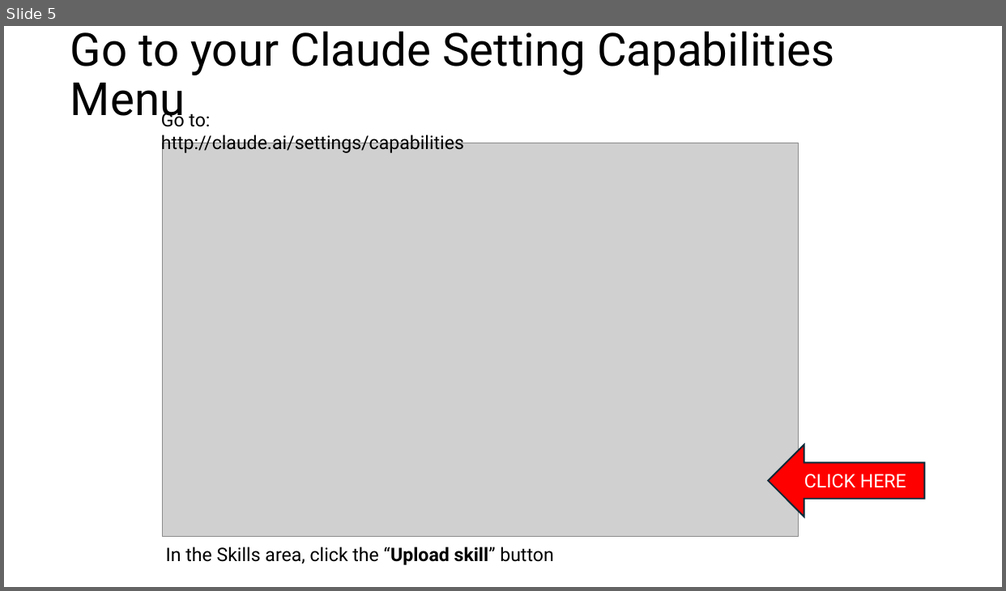
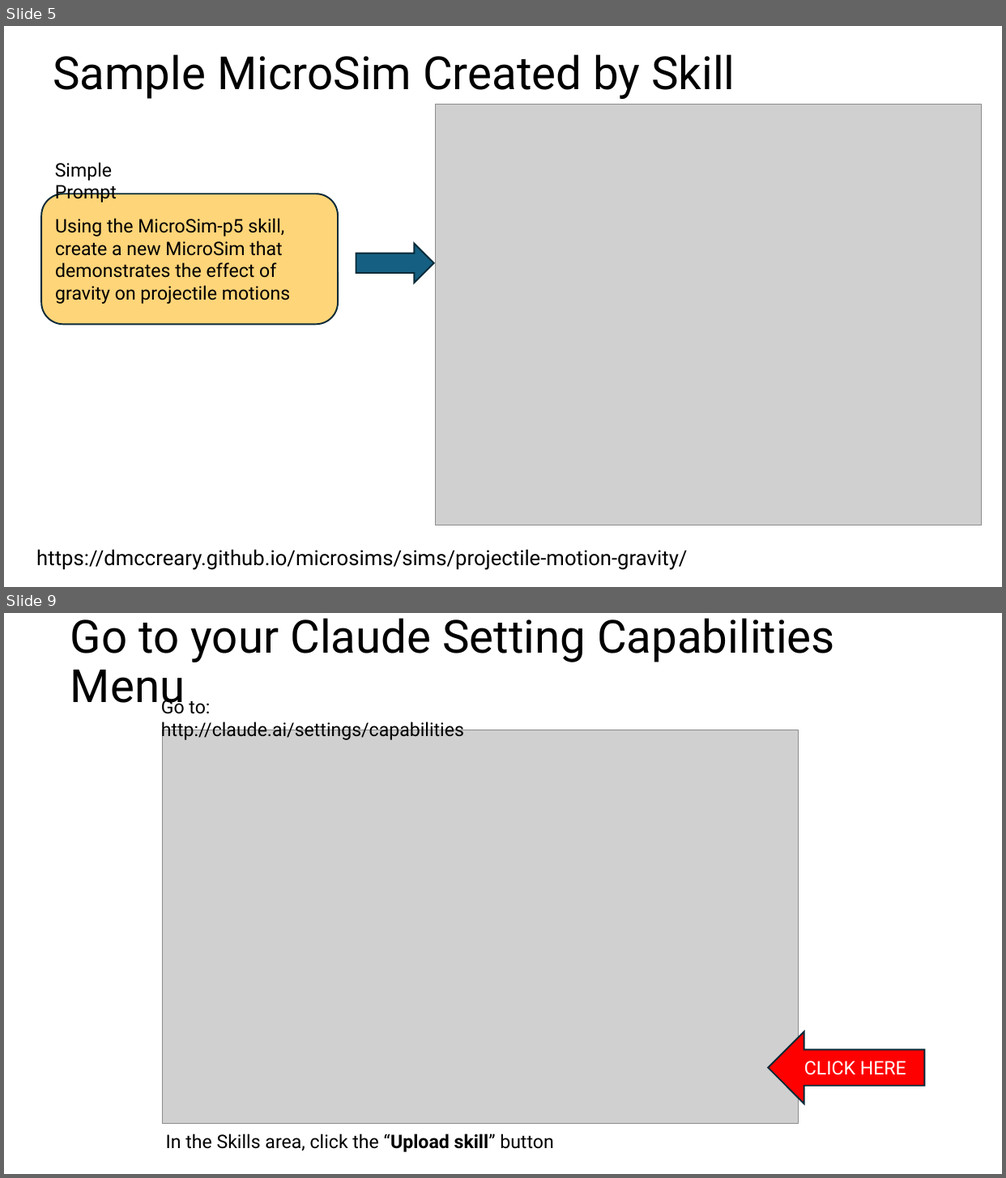
Before and after one commit to dmccreary/microsims, a slide deck: slides/Using-Claude-Skill-to-Generate-MicroSims.pptx. Shown one above the other, each under a label of ours: slide 5 before the commit, slides 5 and 9 after it; the slides between them are not shown. The pictures are 1006x591 and 1006x1178 pixels, drawn with LibreOffice and Linux fonts; fonts in the diff are those of the drawing; grey boxes stand for pictures. Boxes give left, top, right and bottom in pixels: in the first picture for what was removed or moved away, otherwise in the second. Text is boxed around its words. In the diff, an @@ line names an element or a change of style, - is before the commit and + after.

```diff
--- a/slides/Using-Claude-Skill-to-Generate-MicroSims.pptx
+++ b/slides/Using-Claude-Skill-to-Generate-MicroSims.pptx
@@ slide 5 added at (x1=4, y1=26, x2=1002, y2=587), background #FFFFFF @@
@@ title added at (x1=53, y1=54, x2=735, y2=99), 44 pt, text #000000 @@
+Sample MicroSim Created by Skill
@@ picture added at (x1=436, y1=104, x2=982, y2=525) @@
@@ text added at (x1=55, y1=162, x2=117, y2=203), 18 pt, text #000000 @@
+Simple Prompt
@@ rounded rectangle added at (x1=41, y1=194, x2=338, y2=324), fill #FFD579, outline #092A39 1.5 pt, 18 pt, text #000000 @@
+Using the MicroSim-p5 skill, create a new MicroSim that demonstrates the effect of gravity on projectile motions
@@ right arrow added at (x1=356, y1=244, x2=434, y2=284), fill #156082, outline #092A39 1.5 pt @@
@@ text added at (x1=36, y1=549, x2=687, y2=570), 20 pt, text #000000 @@
+https://dmccreary.github.io/microsims/sims/projectile-motion-gravity/
@@ what was slide 5 is now slide 9 @@
```
Also in this commit, not shown: 5 slides changed, 32 other slides added, 1 slide removed, 2 other files.
